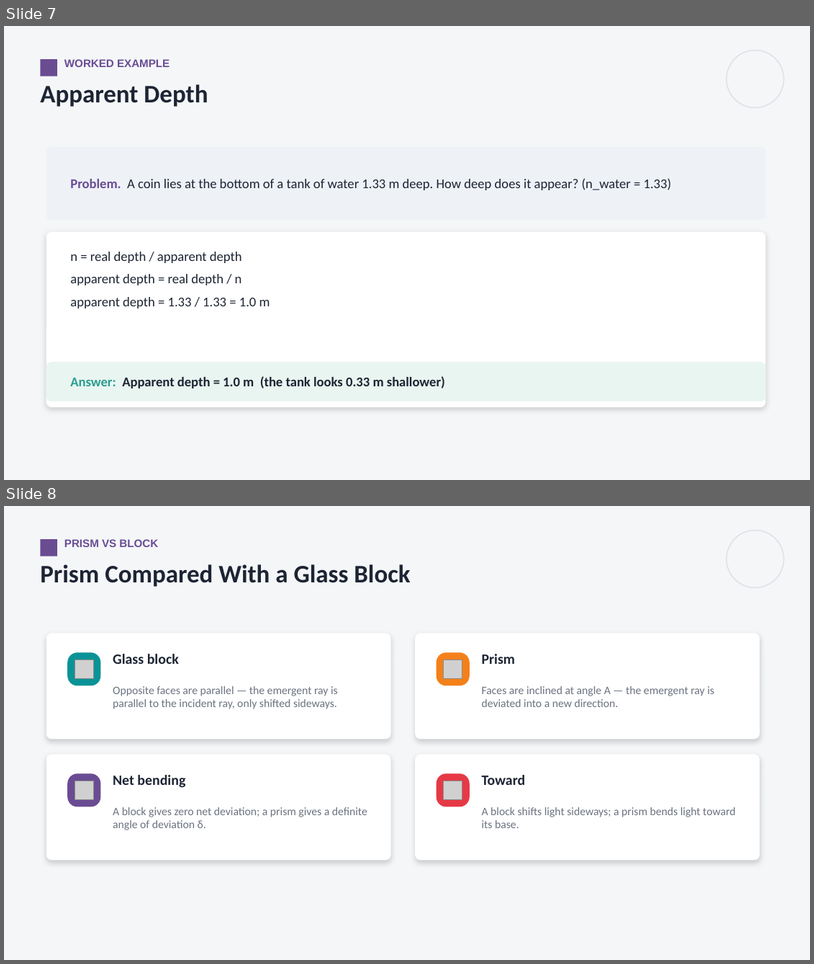
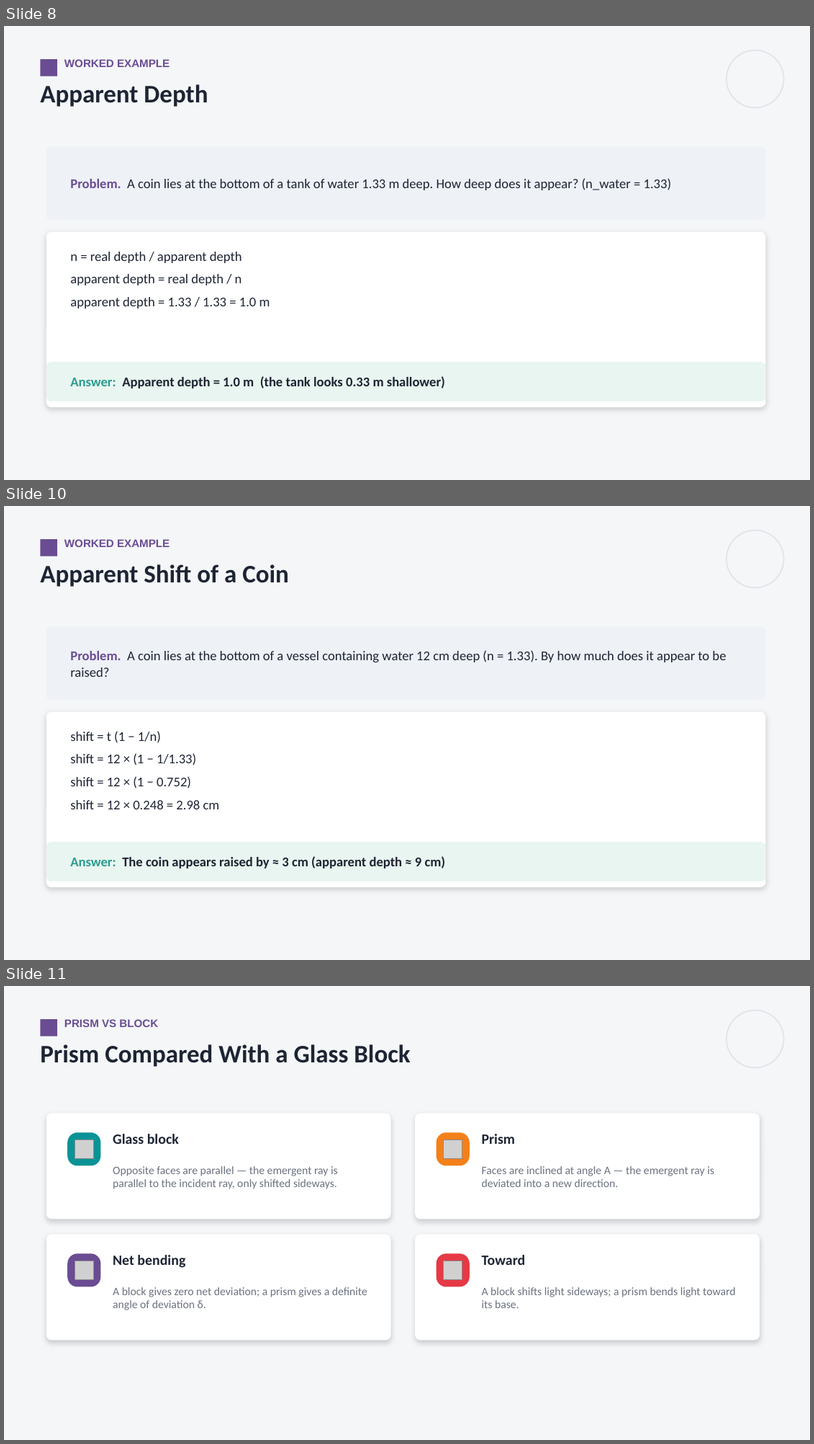
Before and after one commit to parmeshwars2911/MyFirstAR, a slide deck: ppt/Grade10/G10_S35_Refraction_at_Plane_Surfaces_2.pptx. Shown one above the other, each under a label of ours: slides 7 and 8 before the commit, slides 8, 10 and 11 after it; the slides between them are not shown. The pictures are 814x964 and 814x1444 pixels, drawn with LibreOffice and Linux fonts; fonts in the diff are those of the drawing; grey boxes stand for pictures. Boxes give left, top, right and bottom in pixels: in the first picture for what was removed or moved away, otherwise in the second. Text is boxed around its words. In the diff, an @@ line names an element or a change of style, - is before the commit and + after.

```diff
--- a/ppt/Grade10/G10_S35_Refraction_at_Plane_Surfaces_2.pptx
+++ b/ppt/Grade10/G10_S35_Refraction_at_Plane_Surfaces_2.pptx
@@ slide 10 added at [4,506,810,960], background #F4F6F8 @@
@@ rectangle added at [40,539,57,556], fill #6A4C93 @@
@@ text added at [64,539,170,547], 13 pt, text #6A4C93, bold @@
+WORKED EXAMPLE
@@ ellipse added at [727,530,784,587], outline #DDE2E8 1.25 pt @@
@@ text added at [40,564,289,587], 30 pt, text #1D2433, bold @@
+Apparent Shift of a Coin
@@ rounded rectangle added at [46,627,766,700], fill #EEF2F7 @@
@@ text added at [70,650,726,677], 16 pt, text #1D2433 @@
+Problem. A coin lies at the bottom of a vessel containing water 12 cm deep (n = 1.33). By how much does it appear to be raised?
@@ rounded rectangle added at [46,712,766,887], fill #FFFFFF @@
@@ text added at [70,731,220,809], 16 pt, text #1D2433 @@
+shift = t (1 − 1/n)
+shift = 12 × (1 − 1/1.33)
+shift = 12 × (1 − 0.752)
+shift = 12 × 0.248 = 2.98 cm
@@ rounded rectangle added at [46,842,766,881], fill #E9F5F0 @@
@@ text added at [70,856,446,868], 16 pt, text #1D2433, bold @@
+Answer: The coin appears raised by ≈ 3 cm (apparent depth ≈ 9 cm)
@@ what was slide 7 is now slide 8 @@
@@ what was slide 8 is now slide 11 @@
```
Also in this commit, not shown: 3 slides changed, 10 other slides added, 3 other files.
